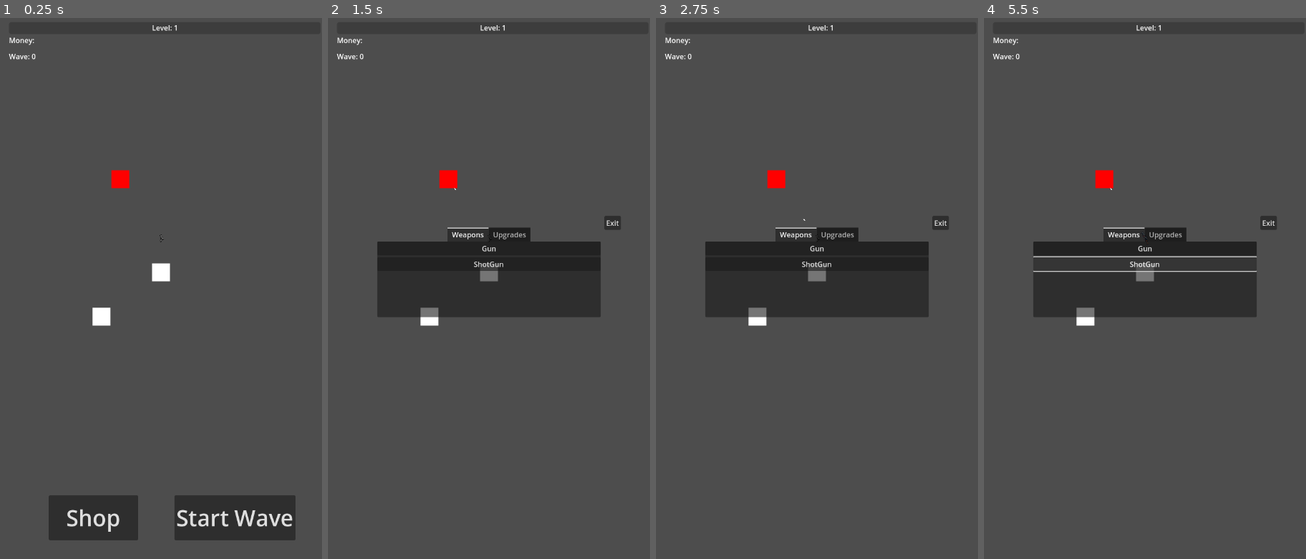
Above: before the commit, frames 1-4 (left to right).
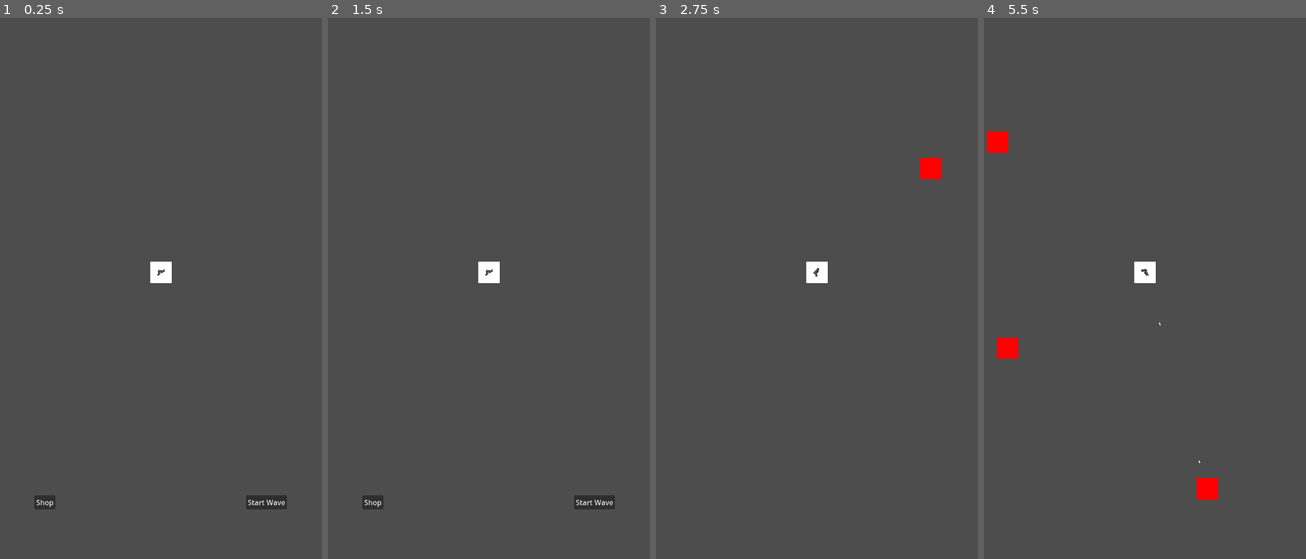
Above: after the commit, the same moments.

Repository: Davideee03/MobileComputing
Game: Godot game, scene res://Scenes/Towns/Town.tscn
The game is run twice, just before and just after one commit, with the same random seed, the same clock (stepped at 60 frames per second) and the same inputs.
Inputs (mouse positions are in pixels of both pictures, inside the frame that each line leads up to):
- Up to frame 1 (0.25 s): no input
- Up to frame 2 (1.5 s): click "Shop" at 0.5 s; click (585, 326) at 1.25 s, where only the run after the commit has a clickable "Back"
- Up to frame 3 (2.75 s): click (923, 504) at 2 s, where only the run after the commit has a clickable "Start Wave"
- Up to frame 4 (5.5 s): click (1145, 250) at 2.75 s, where only the run before the commit has a clickable "Gun"; click (1145, 261) at 3.5 s, where only the run before the commit has a clickable "ShotGun"; click (1145, 250) at 4.25 s, where only the run before the commit has a clickable "Gun"; click (1145, 261) at 5 s, where only the run before the commit has a clickable "ShotGun"

The runs differ from the first frame. In frame 1, 5.8% of the frame differs, in the area x 2-92%, y 1-97%; in frame 2, 11%, in the area x 2-91%, y 1-91%; in frame 3, 11%; in frame 4, 9.9%.
Error before the commit: Invalid access to property or key 'bullet' on a base object of type 'Resource (ShotGun)'. (res://Scripts/PlayerWeapons/WeaponsClasses/PlayerWeapon.gd:20)

Commit message:
Shop
Now you can choose your weapons from the shop tab

Diff:
--- a/Scenes/Enemies/EnemyDefault.tscn
+++ b/Scenes/Enemies/EnemyDefault.tscn
@@ -1,9 +1,14 @@
-[gd_scene load_steps=2 format=3 uid="uid://pr1ilbeewdmj"]
+[gd_scene load_steps=4 format=3 uid="uid://pr1ilbeewdmj"]
+
+[ext_resource type="Script" path="res://Scripts/Enemies/EnemyDefaultMovement.gd" id="1_byofy"]
+[ext_resource type="Script" path="res://Scripts/Enemies/EnemyHealthSystem.gd" id="1_e5dgr"]
 
 [sub_resource type="RectangleShape2D" id="RectangleShape2D_8f483"]
 size = Vector2(40, 40)
 
 [node name="Enemy" type="Node2D"]
+top_level = true
+script = ExtResource("1_byofy")
 
 [node name="ColorRect" type="ColorRect" parent="."]
 offset_left = -20.0
@@ -16,6 +21,7 @@
 collision_layer = 4
 collision_mask = 0
 monitoring = false
+script = ExtResource("1_e5dgr")
 
 [node name="CollisionShape2D" type="CollisionShape2D" parent="HealthSystem"]
 shape = SubResource("RectangleShape2D_8f483")
--- a/Scenes/Player/Player.tscn
+++ b/Scenes/Player/Player.tscn
@@ -16,6 +16,7 @@
 script = ExtResource("1_q7gve")
 
 [node name="Camera2D" type="Camera2D" parent="." node_paths=PackedStringArray("target")]
+zoom = Vector2(1.2, 1.2)
 script = ExtResource("2_nrn82")
 target = NodePath("..")
 
@@ -26,7 +27,6 @@
 offset_bottom = 20.0
 
 [node name="Weapon" parent="." instance=ExtResource("6_mjxid")]
-position = Vector2(0, -76)
 script = ExtResource("6_2h1e7")
 
 [node name="Areas" type="Node2D" parent="."]
--- a/Scenes/Towns/Town.tscn
+++ b/Scenes/Towns/Town.tscn
@@ -1,53 +1,25 @@
-[gd_scene load_steps=13 format=3 uid="uid://cu3i1p3knb8dp"]
-
-[ext_resource type="PackedScene" uid="uid://dvhjxcscbxat6" path="res://Scenes/Fuel/FuelContainer/FuelContainer.tscn" id="2_1j8pv"]
-[ext_resource type="PackedScene" uid="uid://6qm43mvh3ma6" path="res://Scenes/Enemies/Enemy.tscn" id="2_6xet0"]
-[ext_resource type="Script" path="res://Scripts/Enemies/WaveManager.gd" id="2_7hnn4"]
-[ext_resource type="PackedScene" uid="uid://cicvcl7ecrmi7" path="res://Scenes/Enemies/EnemySpawner.tscn" id="2_kbano"]
+[gd_scene load_steps=11 format=3 uid="uid://cu3i1p3knb8dp"]
+
 [ext_resource type="PackedScene" uid="uid://7lfiufia8slp" path="res://Scenes/Player/Player.tscn" id="2_ko0f8"]
 [ext_resource type="Script" path="res://Scripts/Enemies/StartWaveButton.gd" id="3_72yn0"]
 [ext_resource type="PackedScene" uid="uid://cftrkiyi740hw" path="res://Scenes/UI/Shop.tscn" id="3_iquj0"]
 [ext_resource type="Script" path="res://Scripts/UI/ShopButton.gd" id="5_5nti8"]
+[ext_resource type="Script" path="res://Scripts/Enemies/Spawners.gd" id="8_1d40r"]
+[ext_resource type="Script" path="res://Scripts/Enemies/Spawner.gd" id="9_bfess"]
 [ext_resource type="Script" path="res://Scripts/Player/ExpBar.gd" id="9_n3qff"]
 [ext_resource type="Script" path="res://Scripts/Player/MoneyTraker.gd" id="10_65hhf"]
+[ext_resource type="Script" path="res://Scripts/UI/UI.gd" id="10_avg3d"]
 [ext_resource type="PackedScene" uid="uid://pr1ilbeewdmj" path="res://Scenes/Enemies/EnemyDefault.tscn" id="11_dj6o8"]
 
-[sub_resource type="CircleShape2D" id="CircleShape2D_lm2qt"]
-radius = 270.0
-
 [node name="World" type="Node2D"]
-
-[node name="FuelContainer" parent="." node_paths=PackedStringArray("world", "player") instance=ExtResource("2_1j8pv")]
-world = NodePath("..")
-player = NodePath("../Player")
-
-[node name="PlayerDetector" type="Area2D" parent="FuelContainer"]
-collision_layer = 0
-collision_mask = 2
-monitorable = false
-
-[node name="CollisionShape2D" type="CollisionShape2D" parent="FuelContainer/PlayerDetector"]
-shape = SubResource("CircleShape2D_lm2qt")
 
 [node name="Player" parent="." instance=ExtResource("2_ko0f8")]
 position = Vector2(133, -99)
 
-[node name="Spawners" type="Node2D" parent="Player"]
-position = Vector2(-133, 99)
-script = ExtResource("2_7hnn4")
-enemies = Array[PackedScene]([ExtResource("2_6xet0")])
-
-[node name="EnemySpawner" parent="Player/Spawners" node_paths=PackedStringArray("target") instance=ExtResource("2_kbano")]
-position = Vector2(-1250, 0)
-target = NodePath("../../../FuelContainer")
-
-[node name="EnemySpawner2" parent="Player/Spawners" node_paths=PackedStringArray("target") instance=ExtResource("2_kbano")]
-position = Vector2(1250, 0)
-target = NodePath("../../../FuelContainer")
-
-[node name="CanvasLayer" type="CanvasLayer" parent="Player"]
-
-[node name="Control" type="Control" parent="Player/CanvasLayer"]
+[node name="CanvasLayerFalso" type="CanvasLayer" parent="Player"]
+visible = false
+
+[node name="Control" type="Control" parent="Player/CanvasLayerFalso"]
 layout_mode = 3
 anchors_preset = 15
 anchor_right = 1.0
@@ -55,7 +27,7 @@
 grow_horizontal = 2
 grow_vertical = 2
 
-[node name="WaveCounter" type="Label" parent="Player/CanvasLayer/Control"]
+[node name="WaveCounter" type="Label" parent="Player/CanvasLayerFalso/Control"]
 unique_name_in_owner = true
 layout_mode = 0
 offset_left = 20.0
@@ -64,7 +36,7 @@
 offset_bottom = 172.0
 text = "Wave: 0"
 
-[node name="Shop" type="Control" parent="Player/CanvasLayer/Control"]
+[node name="Shop" type="Control" parent="Player/CanvasLayerFalso/Control"]
 visible = false
 layout_mode = 1
 anchors_preset = 8
@@ -76,7 +48,7 @@
 grow_vertical = 2
 script = ExtResource("5_5nti8")
 
-[node name="Shop" parent="Player/CanvasLayer/Control/Shop" instance=ExtResource("3_iquj0")]
+[node name="Shop" parent="Player/CanvasLayerFalso/Control/Shop" instance=ExtResource("3_iquj0")]
 layout_mode = 1
 anchors_preset = 8
 anchor_left = 0.5
@@ -90,7 +62,7 @@
 grow_horizontal = 2
 grow_vertical = 2
 
-[node name="ExitButton" type="Button" parent="Player/CanvasLayer/Control/Shop"]
+[node name="ExitButton" type="Button" parent="Player/CanvasLayerFalso/Control/Shop"]
 layout_mode = 1
 anchors_preset = 6
 anchor_left = 1.0
@@ -106,7 +78,7 @@
 text = "Exit
 "
 
-[node name="Buttons" type="Control" parent="Player/CanvasLayer/Control"]
+[node name="Buttons" type="Control" parent="Player/CanvasLayerFalso/Control"]
 unique_name_in_owner = true
 layout_mode = 1
 anchors_preset = 7
@@ -121,7 +93,7 @@
 grow_horizontal = 2
 grow_vertical = 0
 
-[node name="StartWave" type="Button" parent="Player/CanvasLayer/Control/Buttons" node_paths=PackedStringArray("spawners", "fuel_container")]
+[node name="StartWave" type="Button" parent="Player/CanvasLayerFalso/Control/Buttons"]
 unique_name_in_owner = true
 layout_mode = 1
 anchors_preset = 8
@@ -138,10 +110,8 @@
 theme_override_font_sizes/font_size = 50
 text = "Start Wave"
 script = ExtResource("3_72yn0")
-spawners = NodePath("../../../../Spawners")
-fuel_container = NodePath("../../../../../FuelContainer")
-
-[node name="ShopButton" type="Button" parent="Player/CanvasLayer/Control/Buttons"]
+
+[node name="ShopButton" type="Button" parent="Player/CanvasLayerFalso/Control/Buttons"]
 layout_mode = 1
 anchors_preset = 8
 anchor_left = 0.5
@@ -157,7 +127,7 @@
 theme_override_font_sizes/font_size = 50
 text = "Shop"
 
-[node name="ExpBar" type="ProgressBar" parent="Player/CanvasLayer/Control"]
+[node name="ExpBar" type="ProgressBar" parent="Player/CanvasLayerFalso/Control"]
 layout_mode = 1
 anchors_preset = 5
 anchor_left = 0.5
@@ -170,7 +140,7 @@
 show_percentage = false
 script = ExtResource("9_n3qff")
 
-[node name="LevelTraker" type="Label" parent="Player/CanvasLayer/Control/ExpBar"]
+[node name="LevelTraker" type="Label" parent="Player/CanvasLayerFalso/Control/ExpBar"]
 layout_mode = 1
 anchors_preset = 8
 anchor_left = 0.5
@@ -185,7 +155,7 @@
 grow_vertical = 2
 text = "Level:"
 
-[node name="MoneyTraker" type="Label" parent="Player/CanvasLayer/Control"]
+[node name="MoneyTraker" type="Label" parent="Player/CanvasLayerFalso/Control"]
 layout_mode = 1
 anchors_preset = 4
 anchor_top = 0.5
@@ -198,11 +168,104 @@
 text = "Money:"
 script = ExtResource("10_65hhf")
 
-[node name="Enemy2" parent="." instance=ExtResource("11_dj6o8")]
-position = Vector2(42, -307)
-
-[connection signal="area_entered" from="FuelContainer/PlayerDetector" to="Player/CanvasLayer/Control/Buttons/StartWave" method="_on_player_detector_area_entered"]
-[connection signal="area_exited" from="FuelContainer/PlayerDetector" to="Player/CanvasLayer/Control/Buttons/StartWave" method="_on_player_detector_area_exited"]
-[connection signal="button_down" from="Player/CanvasLayer/Control/Shop/ExitButton" to="Player/CanvasLayer/Control/Shop" method="_on_exit_button_button_down"]
-[connection signal="button_down" from="Player/CanvasLayer/Control/Buttons/StartWave" to="Player/CanvasLayer/Control/Buttons/StartWave" method="_on_button_down"]
-[connection signal="button_down" from="Player/CanvasLayer/Control/Buttons/ShopButton" to="Player/CanvasLayer/Control/Shop" method="_on_button_down"]
+[node name="Spawners" type="Node2D" parent="Player"]
+position = Vector2(-133, 99)
+script = ExtResource("8_1d40r")
+
+[node name="Spawner" type="Node2D" parent="Player/Spawners"]
+position = Vector2(0, -800)
+script = ExtResource("9_bfess")
+enemies = Array[PackedScene]([ExtResource("11_dj6o8")])
+
+[node name="Spawner2" type="Node2D" parent="Player/Spawners"]
+position = Vector2(550, 0)
+script = ExtResource("9_bfess")
+enemies = Array[PackedScene]([ExtResource("11_dj6o8")])
+
+[node name="Spawner3" type="Node2D" parent="Player/Spawners"]
+position = Vector2(0, 800)
+script = ExtResource("9_bfess")
+enemies = Array[PackedScene]([ExtResource("11_dj6o8")])
+
+[node name="Spawner4" type="Node2D" parent="Player/Spawners"]
+position = Vector2(-500, 0)
+script = ExtResource("9_bfess")
+enemies = Array[PackedScene]([ExtResource("11_dj6o8")])
+
+[node name="UI" type="CanvasLayer" parent="Player"]
+
+[node name="UI" type="Control" parent="Player/UI"]
+unique_name_in_owner = true
+layout_mode = 3
+anchors_preset = 15
+anchor_right = 1.0
+anchor_bottom = 1.0
+grow_horizontal = 2
+grow_vertical = 2
+script = ExtResource("10_avg3d")
+
+[node name="Buttons" type="Control" parent="Player/UI/UI"]
+layout_mode = 1
+anchors_preset = 15
+anchor_right = 1.0
+anchor_bottom = 1.0
+grow_horizontal = 2
+grow_vertical = 2
+
+[node name="StartWaveButton" type="Button" parent="Player/UI/UI/Buttons"]
+layout_mode = 0
+offset_left = 550.0
+offset_top = 1138.0
+offset_right = 642.0
+offset_bottom = 1169.0
+text = "Start Wave
+"
+
+[node name="ShopButton" type="Button" parent="Player/UI/UI/Buttons"]
+layout_mode = 0
+offset_left = 77.0
+offset_top = 1138.0
+offset_right = 124.0
+offset_bottom = 1169.0
+text = "Shop
+"
+
+[node name="Shop" type="Control" parent="Player/UI/UI"]
+visible = false
+layout_mode = 1
+anchors_preset = 15
+anchor_right = 1.0
+anchor_bottom = 1.0
+grow_horizontal = 2
+grow_vertical = 2
+
+[node name="ShopBack" type="Button" parent="Player/UI/UI/Shop"]
+layout_mode = 0
+offset_left = 550.0
+offset_top = 748.0
+offset_right = 595.0
+offset_bottom = 779.0
+text = "Back
+"
+
+[node name="Shop" parent="Player/UI/UI/Shop" instance=ExtResource("3_iquj0")]
+layout_mode = 1
+anchors_preset = 8
+anchor_left = 0.5
+anchor_top = 0.5
+anchor_right = 0.5
+anchor_bottom = 0.5
+offset_left = -250.0
+offset_top = 266.0
+offset_right = 250.0
+offset_bottom = 466.0
+grow_horizontal = 2
+grow_vertical = 2
+
+[connection signal="button_down" from="Player/CanvasLayerFalso/Control/Shop/ExitButton" to="Player/CanvasLayerFalso/Control/Shop" method="_on_exit_button_button_down"]
+[connection signal="button_down" from="Player/CanvasLayerFalso/Control/Buttons/StartWave" to="Player/CanvasLayerFalso/Control/Buttons/StartWave" method="_on_button_down"]
+[connection signal="button_down" from="Player/CanvasLayerFalso/Control/Buttons/ShopButton" to="Player/CanvasLayerFalso/Control/Shop" method="_on_button_down"]
+[connection signal="button_down" from="Player/UI/UI/Buttons/StartWaveButton" to="Player/Spawners" method="_on_start_wave_button_down"]
+[connection signal="button_down" from="Player/UI/UI/Buttons/StartWaveButton" to="Player/UI/UI" method="_on_start_wave_button_button_down"]
+[connection signal="button_down" from="Player/UI/UI/Buttons/ShopButton" to="Player/UI/UI" method="_on_shop_button_button_down"]
+[connection signal="button_down" from="Player/UI/UI/Shop/ShopBack" to="Player/UI/UI" method="_on_shop_back_button_down"]
--- /dev/null
+++ b/Scripts/Enemies/Enemy.gd
@@ -0,0 +1,13 @@
+class_name Enemy
+extends Node2D
+
+@export var value : int = 2
+
+var player : Node2D
+
+func _ready() -> void:
+	player = get_tree().get_first_node_in_group("Player")
+
+func die():
+	get_parent().update_wave(-value)
+	queue_free()
--- /dev/null
+++ b/Scripts/Enemies/EnemyDefaultMovement.gd
@@ -0,0 +1,6 @@
+extends Enemy
+
+const SPEED : float = 150.0
+
+func _process(delta: float) -> void:
+	global_position = global_position.move_toward(player.global_position, SPEED*delta)
--- a/Scripts/Enemies/EnemyHealthSystem.gd
+++ b/Scripts/Enemies/EnemyHealthSystem.gd
@@ -1,44 +1,54 @@
-class_name EnemyHealth
+#class_name EnemyHealth
+#
+#extends Area2D
+#
+#@export_category("Health")
+#@export var total_health : float = 10.0
+#var current_health : float
+#
+#@export_category("Points on Death")
+#@export var exp : float = 5.0
+#@export var death_text : PackedScene
+#
+#@export_category("Money")
+#@export var min_money : int = 1
+#@export var max_money : int = 5
+#
+#@export_category("Damage")
+#@export var damage : float = 100.0
+#
+#@export_category("Spawn")
+#@export var monster_value : int = 1
+#
+#func _init():
+	#current_health = total_health
+#
+#func take_damage(damage : float):
+	#current_health-=damage
+	#
+	#if current_health<=0.0:
+		#die()
+		#queue_free()
+#
+#func die():
+	#get_parent().update_wave(-monster_value)
+	#
+	#Score.add_score(exp)
+	#
+	#var money_dropped : int = randi_range(min_money, max_money)
+	#Score.add_money(money_dropped)
+	#
+	#var DEATH_TEXT = death_text.instantiate()
+	#Score.add_child(DEATH_TEXT)
+	#DEATH_TEXT.global_position = global_position
+	#DEATH_TEXT.display_score(money_dropped)
 
+class_name EnemyHealthSystem
 extends Area2D
 
-@export_category("Health")
-@export var total_health : float = 10.0
-var current_health : float
-
-@export_category("Points on Death")
-@export var exp : float = 5.0
-@export var death_text : PackedScene
-
-@export_category("Money")
-@export var min_money : int = 1
-@export var max_money : int = 5
-
-@export_category("Damage")
-@export var damage : float = 100.0
-
-@export_category("Spawn")
-@export var monster_value : int = 1
-
-func _init():
-	current_health = total_health
+var health : float = 50.0
 
 func take_damage(damage : float):
-	current_health-=damage
-
-	if current_health<=0.0:
-		die()
-		queue_free()
-
-func die():
-	get_parent().update_wave(-monster_value)
-
-	Score.add_score(exp)
-
-	var money_dropped : int = randi_range(min_money, max_money)
-	Score.add_money(money_dropped)
-
-	var DEATH_TEXT = death_text.instantiate()
-	Score.add_child(DEATH_TEXT)
-	DEATH_TEXT.global_position = global_position
-	DEATH_TEXT.display_score(money_dropped)
+	health-=damage
+	if health<=0:
+		get_parent().die()
--- a/Scripts/Enemies/EnemyMovement.gd
+++ b/Scripts/Enemies/EnemyMovement.gd
@@ -1,4 +1,4 @@
-extends EnemyHealth
+extends EnemyHealthSystem
 
 @export_category("Movement")
 @export var speed : float = 200.0
--- /dev/null
+++ b/Scripts/Enemies/Spawner.gd
@@ -0,0 +1,27 @@
+extends Node2D
+
+@export var enemies : Array[PackedScene]
+const max_wait_time : float = 0.65
+const min_wait_time : float = 0.2
+
+func spawn():
+	await get_tree().create_timer(choose_random_wait_time()).timeout
+	if get_parent().wave_ended(): return
+	var new_enemy = choose_random_enemy()
+
+	var enemy = new_enemy.instantiate()
+	add_child(enemy)
+	enemy.global_position = global_position
+
+	update_wave(enemy.value)
+
+	spawn()
+
+func choose_random_enemy():
+	return enemies.pick_random()
+
+func choose_random_wait_time():
+	return randf_range(min_wait_time, max_wait_time)
+
+func update_wave(value):
+	get_parent().update_wave(value)
--- /dev/null
+++ b/Scripts/Enemies/Spawners.gd
@@ -0,0 +1,38 @@
+extends Node2D
+
+@export var max_enemies : int = 10
+var current_enemies : int = 0
+var enemies_defeated : int = 0
+
+##UI##
+@onready var ui: Control = %UI
+
+func _process(delta: float) -> void:
+	rotation += delta
+
+func new_wave() -> void:
+	set_up()
+
+	for spawner in get_children():
+		spawner.spawn()
+
+func update_wave(enemy_value : int):
+	if enemy_value>0: current_enemies+=enemy_value
+	else: enemies_defeated-=enemy_value
+
+	if enemies_defeated==max_enemies:
+		player_won()
+
+func player_won() -> void:
+	print("Player won!")
+	ui.change_buttons_visibility()
+
+func wave_ended():
+	return max_enemies == current_enemies
+
+func _on_start_wave_button_down() -> void:
+	new_wave()
+
+func set_up():
+	current_enemies = 0
+	enemies_defeated = 0
--- a/Scripts/PlayerWeapons/Bullets/GunBullet.gd
+++ b/Scripts/PlayerWeapons/Bullets/GunBullet.gd
@@ -14,6 +14,6 @@
 	global_position += direction * SPEED * delta
 
 func _on_enemy_detector_area_entered(area: Area2D) -> void:
-	print("Hit!")
+	area.take_damage(damage)
 	destroyed = true
 	queue_free()
--- /dev/null
+++ b/Scripts/UI/UI.gd
@@ -0,0 +1,19 @@
+extends Control
+
+@onready var buttons: Control = $Buttons
+@onready var shop: Control = $Shop
+
+func change_buttons_visibility():
+	for button in buttons.get_children():
+		button.visible = !button.visible
+		button.disabled = !button.disabled
+
+
+func _on_start_wave_button_button_down() -> void:
+	change_buttons_visibility()
+func _on_shop_button_button_down() -> void:
+	change_buttons_visibility()
+	shop.visible = true
+func _on_shop_back_button_down() -> void:
+	change_buttons_visibility()
+	shop.visible = false
--- a/Scripts/Weapons/ShotGun.gd
+++ b/Scripts/Weapons/ShotGun.gd
@@ -2,5 +2,6 @@
 extends Weapon
 
 var sprite = preload("res://Sprites/Weapons/ShotGun.png")
+var bullet = preload("res://Scenes/Weapon/Bullets/GunBullet.tscn")
 var damage = 20.0
 var reload_time = 0.5
Not shown, added: Scenes/Towns/Tow78E6.tmp
